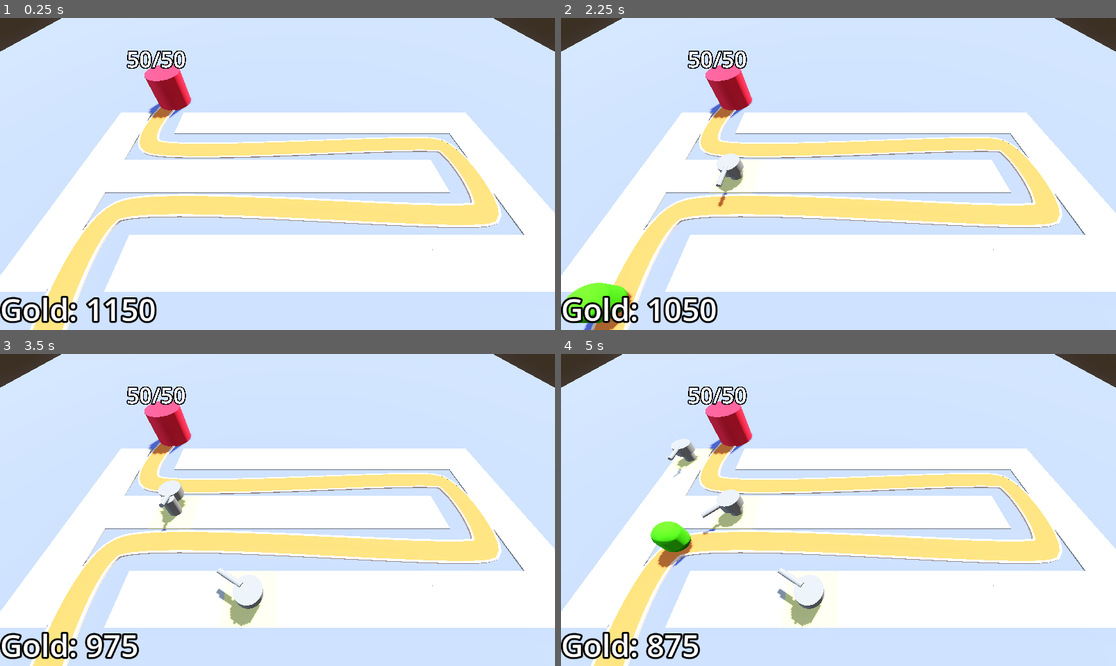
Above: before the commit, frames 1-4 (two rows, left to right).
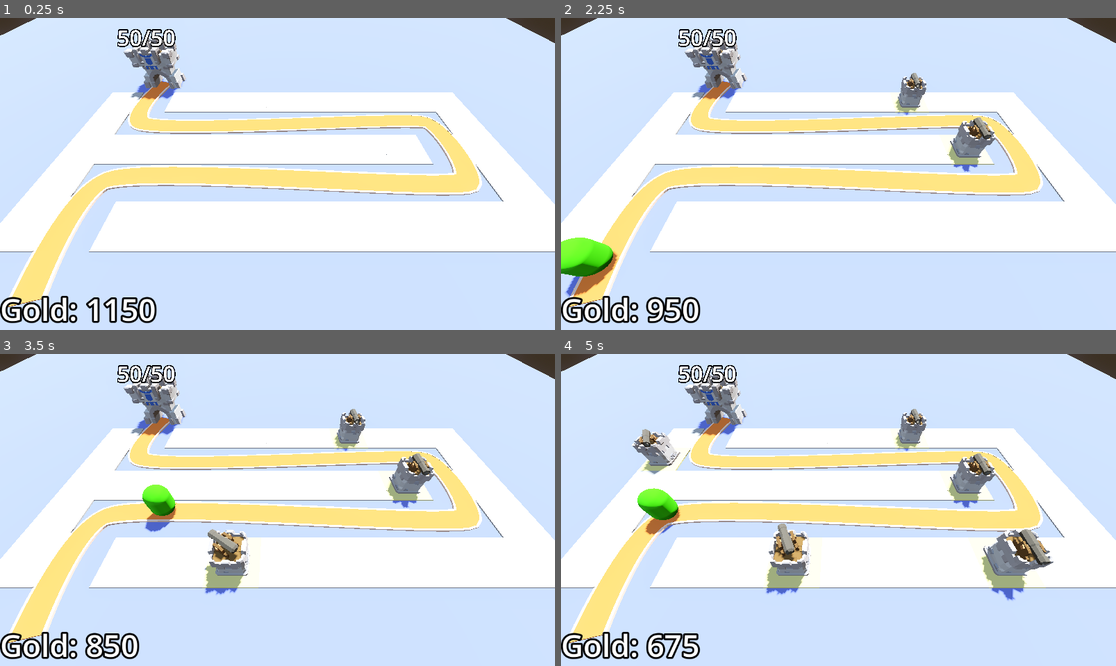
Above: after the commit, the same moments.

Repository: ConnerGordon/barbarian-blaster
Game: Godot game, scene res://levels/baselevel.tscn
Two runs of this game, one before a commit and one after it. Both use one fixed random seed, a clock stepped at 60 frames per second and the inputs below.
Inputs (mouse positions are in pixels of both pictures, inside the frame that each line leads up to):
- Up to frame 1 (0.25 s): no input
- Up to frame 2 (2.25 s): tap Enter at 0.5, 2 s; move the mouse to (960, 158) at 0.52 s; click (960, 158) at 0.6 s; tap Space at 1.25 s; move the mouse to (727, 189) at 1.27 s; click (727, 189) at 1.35 s; move the mouse to (894, 105) at 2.02 s; click (894, 105) at 2.1 s
- Up to frame 3 (3.5 s): move the mouse to (249, 572) at 2.77 s; click (249, 572) at 2.85 s
- Up to frame 4 (5 s): move the mouse to (1005, 556) at 3.52 s; click (1005, 556) at 3.6 s; move the mouse to (672, 463) at 4.27 s; click (672, 463) at 4.35 s

The runs differ from the first frame. In frame 1, 45% of the frame differs, in the area x 0-100%, y 0-100%; in frame 2, 47%; in frame 3, 47%; in frame 4, 47%.

Commit message:
cannontime

Diff:
--- a/levels/base.tscn
+++ b/levels/base.tscn
@@ -1,24 +1,17 @@
-[gd_scene load_steps=3 format=3 uid="uid://gknf8gmqnulw"]
+[gd_scene format=3 uid="uid://gknf8gmqnulw"]
 
 [ext_resource type="Script" uid="uid://berfh3sajdrk5" path="res://levels/base.gd" id="1_ck4x4"]
+[ext_resource type="PackedScene" uid="uid://dpt2x3hpmklgk" path="res://assets/Meshes/Base.glb" id="2_shhy1"]
 
-[sub_resource type="StandardMaterial3D" id="StandardMaterial3D_pn2tq"]
-albedo_color = Color(1, 0.16470589, 0.27058825, 1)
-
-[node name="Base" type="Node3D" groups=["base"]]
+[node name="Base" type="Node3D" unique_id=1748826066 groups=["base"]]
 script = ExtResource("1_ck4x4")
 
-[node name="CSGCylinder3D" type="CSGCylinder3D" parent="."]
-transform = Transform3D(1, 0, 0, 0, 1, 0, 0, 0, 1, 0, 2, 0)
-radius = 2.0
-height = 4.0
-sides = 32
-material = SubResource("StandardMaterial3D_pn2tq")
-
-[node name="Label3D" type="Label3D" parent="."]
+[node name="Label3D" type="Label3D" parent="." unique_id=1633497663]
 transform = Transform3D(1, 0, 0, 0, 1, 0, 0, 0, 1, 0, 5.5, 0)
 billboard = 1
 no_depth_test = true
 text = "5"
 font_size = 500
 outline_size = 100
+
+[node name="Base" parent="." unique_id=400288381 instance=ExtResource("2_shhy1")]
--- a/levels/baselevel.tscn
+++ b/levels/baselevel.tscn
@@ -125,7 +125,7 @@
 transform = Transform3D(1, 0, 0, 0, 1, 0, 0, 0, 1, -13.732395, 0, -6.3202825)
 
 [node name="raypickercamera" parent="." unique_id=1108848922 node_paths=PackedStringArray("gridmap", "turret_manager") instance=ExtResource("4_ixuwi")]
-transform = Transform3D(1, 0, 0, 0, 0.5970512, 0.8022031, 0, -0.8022031, 0.5970512, 0, 16.18166, 17.857357)
+transform = Transform3D(1, 0, 0, 0, 0.5970512, 0.8022031, 0, -0.8022031, 0.5970512, 1.3355639, 14.856783, 20.169867)
 gridmap = NodePath("../GridMap")
 turret_manager = NodePath("../turretManager")
 
--- a/turret/turret.gd
+++ b/turret/turret.gd
@@ -2,6 +2,9 @@
 @export var proj = preload("res://projectiles/projectile.tscn")
 @onready var enpath : Path3D
 var target : Node3D
+@onready var turret_base: Node3D = $turret_base
+@onready var cannon: Node3D = $turret_base/turret_top/Cannon
+
 
 
 @export var turrng := 10.0
@@ -37,7 +40,7 @@
 func _physics_process(delta: float) -> void:
 	target = fbt()
 	if target != null:
-		look_at(target.global_position, Vector3.UP,true)
+		turret_base.look_at(target.global_position, Vector3.UP,true)
 
 
 
@@ -46,6 +49,6 @@
 		animation_player.play("fire")
 		var inst = proj.instantiate()
 		add_child(inst)
-		inst.position = position + Vector3(0,1,0)
+		inst.position = cannon.global_position
 
-		inst.direction = global_transform.basis.z
+		inst.direction = cannon.global_transform.basis.z
--- a/turret/turret.tscn
+++ b/turret/turret.tscn
@@ -1,19 +1,23 @@
-[gd_scene load_steps=8 format=3 uid="uid://crmtyoi82pkfo"]
+[gd_scene format=3 uid="uid://crmtyoi82pkfo"]
 
 [ext_resource type="Script" uid="uid://mcmk81numtu7" path="res://turret/turret.gd" id="1_vfthy"]
+[ext_resource type="PackedScene" uid="uid://b6w5fvlgjqgif" path="res://assets/Meshes/Cannon.glb" id="2_1p48p"]
+[ext_resource type="PackedScene" uid="uid://bxbj2mkopq8yn" path="res://assets/Meshes/TurretBase.glb" id="3_uqrhp"]
 
-[sub_resource type="CylinderMesh" id="CylinderMesh_pweg5"]
-top_radius = 0.3
-bottom_radius = 0.3
-height = 1.0
-
-[sub_resource type="CylinderMesh" id="CylinderMesh_vfthy"]
-height = 0.5
-
-[sub_resource type="CylinderMesh" id="CylinderMesh_2876l"]
-top_radius = 0.1
-bottom_radius = 0.1
-height = 1.0
+[sub_resource type="Animation" id="Animation_2876l"]
+length = 0.001
+tracks/0/type = "value"
+tracks/0/imported = false
+tracks/0/enabled = true
+tracks/0/path = NodePath("turret_base/turret_top:position")
+tracks/0/interp = 1
+tracks/0/loop_wrap = true
+tracks/0/keys = {
+"times": PackedFloat32Array(0),
+"transitions": PackedFloat32Array(1),
+"update": 0,
+"values": [Vector3(0, 0.3, 0)]
+}
 
 [sub_resource type="Animation" id="Animation_vfthy"]
 resource_name = "fire"
@@ -30,69 +34,6 @@
 "update": 0,
 "values": [Vector3(0, 0.3, 0), Vector3(0, 0.3, -0.6), Vector3(0, 0.3, 0)]
 }
-tracks/1/type = "value"
-tracks/1/imported = false
-tracks/1/enabled = true
-tracks/1/path = NodePath("turret_base/turret_top/MeshInstance3D:rotation")
-tracks/1/interp = 1
-tracks/1/loop_wrap = true
-tracks/1/keys = {
-"times": PackedFloat32Array(0, 0.1, 0.4),
-"transitions": PackedFloat32Array(1, 1, 1),
-"update": 0,
-"values": [Vector3(1.5707964, 0, 0), Vector3(1.2217305, 0, 0), Vector3(1.5707964, 0, 0)]
-}
-tracks/2/type = "value"
-tracks/2/imported = false
-tracks/2/enabled = true
-tracks/2/path = NodePath("turret_base/turret_top/MeshInstance3D:position")
-tracks/2/interp = 1
-tracks/2/loop_wrap = true
-tracks/2/keys = {
-"times": PackedFloat32Array(0, 0.1, 0.4),
-"transitions": PackedFloat32Array(1, 1, 1),
-"update": 0,
-"values": [Vector3(0, 0.114, 0.768), Vector3(0, 0.314, 0.768), Vector3(0, 0.114, 0.768)]
-}
-
-[sub_resource type="Animation" id="Animation_2876l"]
-length = 0.001
-tracks/0/type = "value"
-tracks/0/imported = false
-tracks/0/enabled = true
-tracks/0/path = NodePath("turret_base/turret_top:position")
-tracks/0/interp = 1
-tracks/0/loop_wrap = true
-tracks/0/keys = {
-"times": PackedFloat32Array(0),
-"transitions": PackedFloat32Array(1),
-"update": 0,
-"values": [Vector3(0, 0.3, 0)]
-}
-tracks/1/type = "value"
-tracks/1/imported = false
-tracks/1/enabled = true
-tracks/1/path = NodePath("turret_base/turret_top/MeshInstance3D:rotation")
-tracks/1/interp = 1
-tracks/1/loop_wrap = true
-tracks/1/keys = {
-"times": PackedFloat32Array(0),
-"transitions": PackedFloat32Array(1),
-"update": 0,
-"values": [Vector3(1.5707964, 0, 0)]
-}
-tracks/2/type = "value"
-tracks/2/imported = false
-tracks/2/enabled = true
-tracks/2/path = NodePath("turret_base/turret_top/MeshInstance3D:position")
-tracks/2/interp = 1
-tracks/2/loop_wrap = true
-tracks/2/keys = {
-"times": PackedFloat32Array(0),
-"transitions": PackedFloat32Array(1),
-"update": 0,
-"values": [Vector3(0, 0.214, 0.768)]
-}
 
 [sub_resource type="AnimationLibrary" id="AnimationLibrary_1p48p"]
 _data = {
@@ -100,29 +41,24 @@
 &"fire": SubResource("Animation_vfthy")
 }
 
-[node name="Turret" type="Node3D"]
-transform = Transform3D(2, 0, 0, 0, 2, 0, 0, 0, 2, 0, 0, 0)
+[node name="Turret" type="Node3D" unique_id=339227293]
 script = ExtResource("1_vfthy")
 
-[node name="turret_base" type="MeshInstance3D" parent="."]
+[node name="turret_base" type="Node3D" parent="." unique_id=388837196]
 transform = Transform3D(1, 0, 0, 0, 1, 0, 0, 0, 1, 0, 0.5, 0)
-mesh = SubResource("CylinderMesh_pweg5")
 
-[node name="turret_top" type="MeshInstance3D" parent="turret_base"]
+[node name="turret_top" type="Node3D" parent="turret_base" unique_id=1212059719]
 transform = Transform3D(1, 0, 0, 0, 1, 0, 0, 0, 1, 0, 0.3, 0)
-mesh = SubResource("CylinderMesh_vfthy")
 
-[node name="MeshInstance3D" type="MeshInstance3D" parent="turret_base/turret_top"]
-transform = Transform3D(1, 0, 0, 0, -4.371139e-08, -1, 0, 1, -4.371139e-08, 0, 0.214, 0.768)
-mesh = SubResource("CylinderMesh_2876l")
-skeleton = NodePath("../..")
+[node name="Cannon" parent="turret_base/turret_top" unique_id=1761207345 instance=ExtResource("2_1p48p")]
+transform = Transform3D(1, 0, 0, 0, 1, 0, 0, 0, 1, 0, 1.2807176, 0.18948245)
 
-[node name="Timer" type="Timer" parent="."]
+[node name="Timer" type="Timer" parent="." unique_id=119965663]
 autostart = true
 
-[node name="AnimationPlayer" type="AnimationPlayer" parent="."]
-libraries = {
-&"": SubResource("AnimationLibrary_1p48p")
-}
+[node name="AnimationPlayer" type="AnimationPlayer" parent="." unique_id=575770680]
+libraries/ = SubResource("AnimationLibrary_1p48p")
+
+[node name="TurretBase" parent="." unique_id=941789694 instance=ExtResource("3_uqrhp")]
 
 [connection signal="timeout" from="Timer" to="." method="_on_timer_timeout"]
--- a/ui/victorylayer.tscn
+++ b/ui/victorylayer.tscn
@@ -5,10 +5,6 @@
 
 [sub_resource type="LabelSettings" id="LabelSettings_xsnsp"]
 font_size = 100
-
-[sub_resource type="LabelSettings" id="LabelSettings_cumbw"]
-
-[sub_resource type="LabelSettings" id="LabelSettings_bkf3r"]
 
 [node name="victorylayer" type="CanvasLayer" unique_id=547531702]
 script = ExtResource("1_yskru")
@@ -76,7 +72,6 @@
 unique_name_in_owner = true
 layout_mode = 2
 text = "    Survived +1"
-label_settings = SubResource("LabelSettings_cumbw")
 horizontal_alignment = 1
 
 [node name="healthLabel" type="Label" parent="CenterContainer/PanelContainer/VBoxContainer" unique_id=1495013557]
@@ -84,7 +79,6 @@
 visible = false
 layout_mode = 2
 text = "health +1"
-label_settings = SubResource("LabelSettings_bkf3r")
 horizontal_alignment = 1
 
 [node name="g" type="Label" parent="CenterContainer/PanelContainer/VBoxContainer" unique_id=1157951027]
Binary file added: assets/Meshes/Base.glb
Not shown, added: assets/Meshes/Base.glb.import
Binary file added: assets/Meshes/Base_Castle-metallic.png-Castle-roughness.png
Not shown, added: assets/Meshes/Base_Castle-metallic.png-Castle-roughness.png.import
Binary file added: assets/Meshes/Base_castle-colour-palette.png
Not shown, added: assets/Meshes/Base_castle-colour-palette.png.import
Binary file added: assets/Meshes/Cannon.glb
Not shown, added: assets/Meshes/Cannon.glb.import
Binary file added: assets/Meshes/Cannon_Castle-metallic.png-Castle-roughness.png
Not shown, added: assets/Meshes/Cannon_Castle-metallic.png-Castle-roughness.png.import
Binary file added: assets/Meshes/Cannon_castle-colour-palette.png
Not shown, added: assets/Meshes/Cannon_castle-colour-palette.png.import
(and 18 more such lines)
